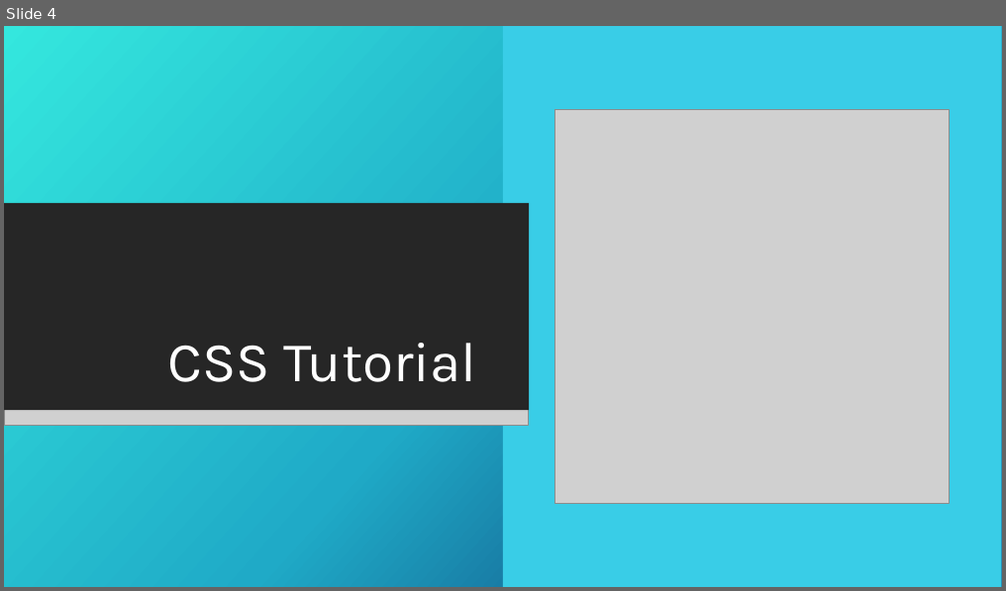
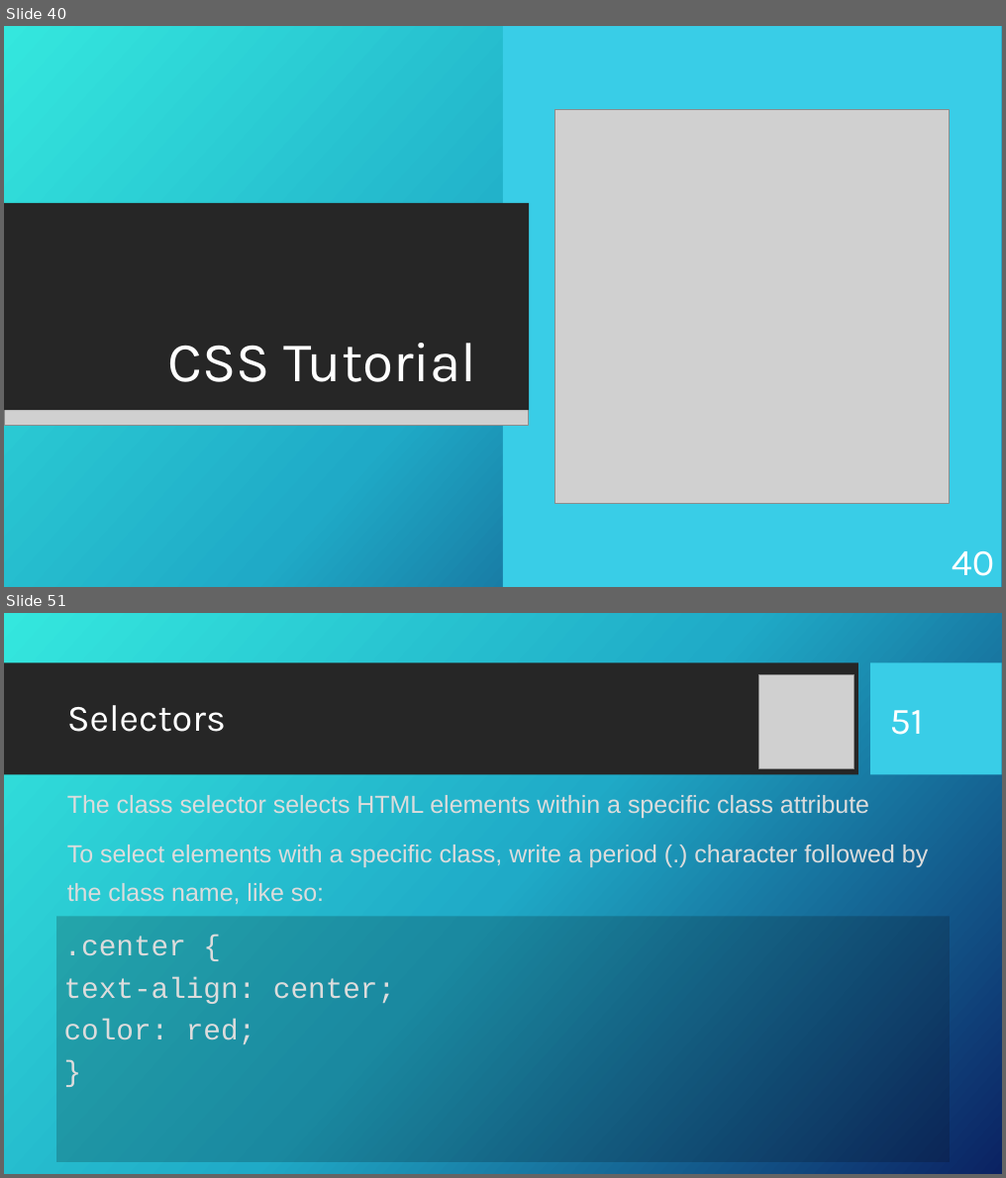
Before and after one commit to KurtAbraham/CS451, a slide deck: CS 451-KAbraham-Internet Technologies Tutorials.pptx. Shown one above the other, each under a label of ours: slide 4 before the commit, slides 40 and 51 after it; the slides between them are not shown. The pictures are 1006x591 and 1006x1178 pixels, drawn with LibreOffice and Linux fonts; fonts in the diff are those of the drawing; grey boxes stand for pictures; background and template pictures are left out. Boxes give left, top, right and bottom in pixels: in the first picture for what was removed or moved away, otherwise in the second. Text is boxed around its words. In the diff, an @@ line names an element or a change of style, - is before the commit and + after.

```diff
--- a/CS 451-KAbraham-Internet Technologies Tutorials.pptx
+++ b/CS 451-KAbraham-Internet Technologies Tutorials.pptx
@@ slide 51 added at [4, 613, 1002, 1174], background picture (left out) @@
@@ rectangle added at [4, 663, 858, 775], fill #262626 @@
@@ rectangle added at [871, 663, 1002, 775], fill #39CDE7 @@
@@ picture added at [759, 674, 853, 768] @@
@@ title added at [67, 705, 226, 732], 36 pt, text #FFFFFF @@
+Selectors
@@ page number added at [890, 710, 924, 735], 36 pt, text #FFFFFF @@
+51
@@ text added at [67, 795, 928, 904], 23.8 pt, text #DCDCDC @@
+The class selector selects HTML elements within a specific class attribute
+To select elements with a specific class, write a period (.) character followed by the class name, like so:
@@ rectangle added at [56, 916, 949, 1162], fill #080808 at 20% opacity, 28 pt, text #DCDCDC @@
+.center {
+text-align: center;
+color: red;
+}
@@ what was slide 4 is now slide 40 @@
@@ slide 40 changed as well @@
@@ page number added at [951, 552, 995, 576], 36 pt, text #FFFFFF @@
+40
```
Also in this commit, not shown: 2 other slides changed, 84 other slides added, 1 slide removed, 10 other files.
